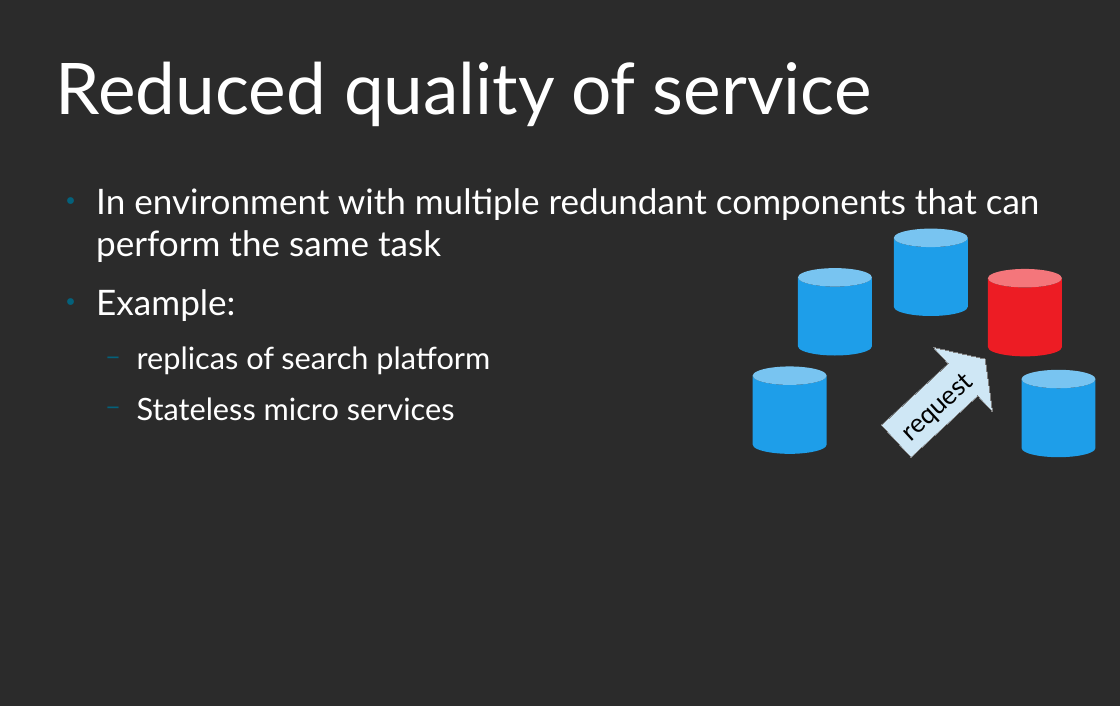
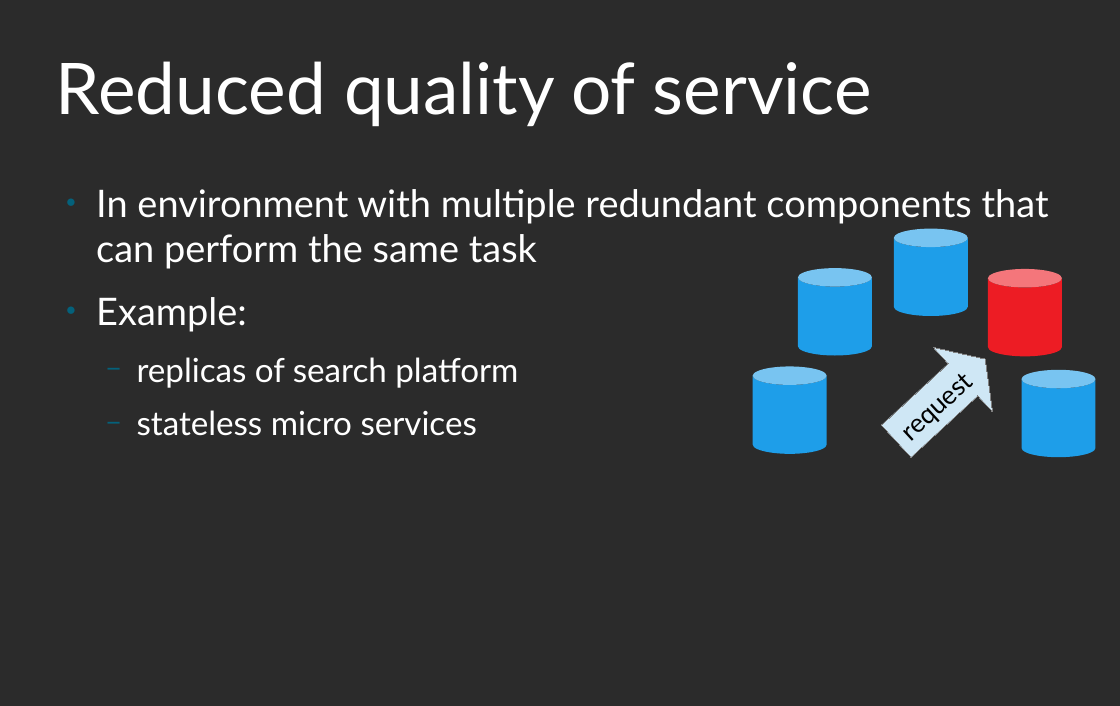
Before and after one commit to roskakori/talks, a slide deck: slide 49 of pygraz/helpful_logging_with_python/Helpful logging with Python.odp (slide 47 before the commit). Drawn at 1120x706 pixels with LibreOffice and Linux fonts; fonts in the diff are those of the drawing; background and template pictures are left out; a plain dark background stands for a picture behind light text. Boxes give left, top, right and bottom in pixels: in the first picture for what was removed or moved away, otherwise in the second. Text is boxed around its words. In the diff, an @@ line names an element or a change of style, - is before the commit and + after.

```diff
--- a/pygraz/helpful_logging_with_python/Helpful logging with Python.odp
+++ b/pygraz/helpful_logging_with_python/Helpful logging with Python.odp
@@ text at (x1=96, y1=189, x2=1049, y2=388): size 29.6 to 32 pt in "In environment with multiple redundant components that ...", "Example:"; size 25.9 to 28 pt in "replicas of search platform" @@
@@ text at (x1=137, y1=410, x2=477, y2=436): text changed; size 25.9 to 28 pt @@
-  − Stateless micro services
+  − stateless micro services
```
Also in this commit, not shown: 15 other slides changed, 7 slides added, 6 other files.
